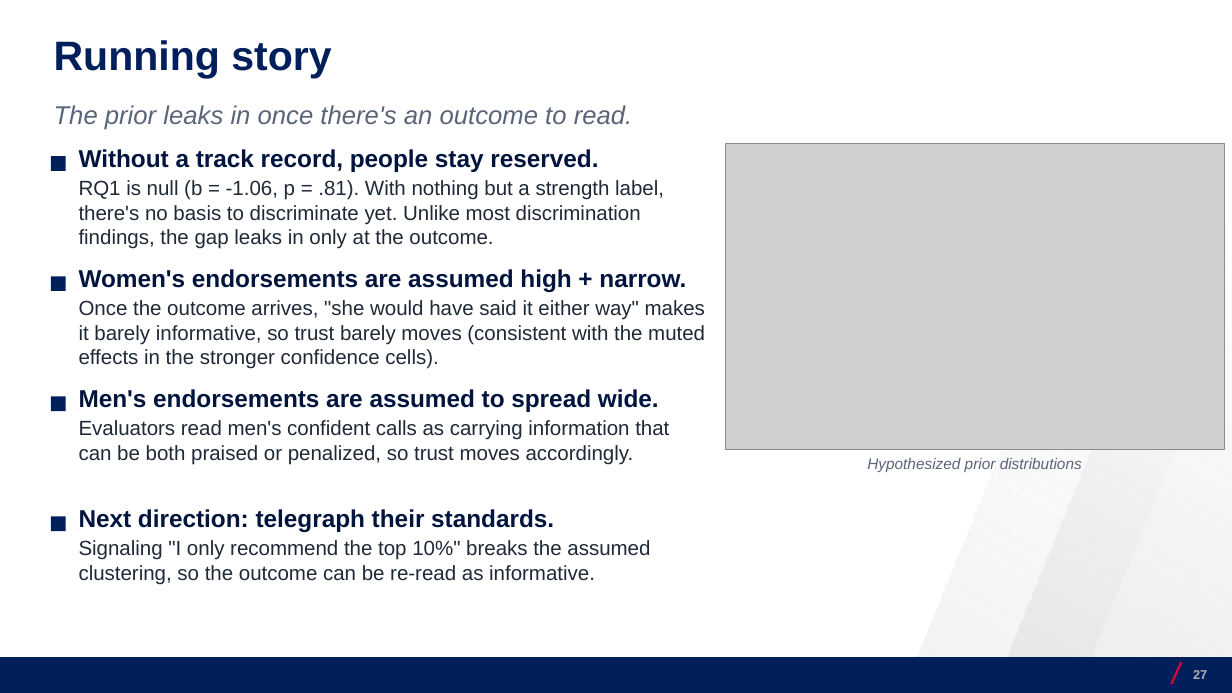
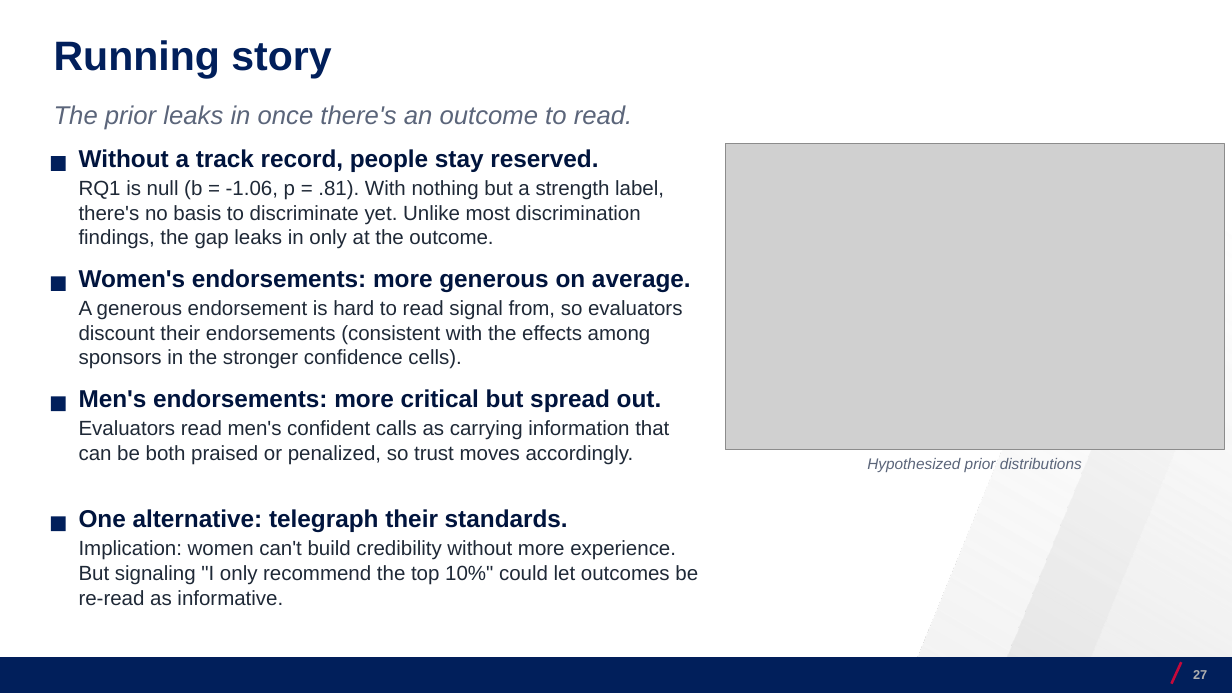
Before and after one commit to josecerv/sponsorship-network, a slide deck: slide 27 of docs/UChicago-0410.pptx. Drawn at 1232x693 pixels with LibreOffice and Linux fonts; fonts in the diff are those of the drawing; grey boxes stand for pictures; background and template pictures are left out. Boxes give left, top, right and bottom in pixels: in the first picture for what was removed or moved away, otherwise in the second. Text is boxed around its words. In the diff, an @@ line names an element or a change of style, - is before the commit and + after.

```diff
--- a/docs/UChicago-0410.pptx
+++ b/docs/UChicago-0410.pptx
@@ text at (x1=79, y1=269, x2=691, y2=369): text changed @@
-Women's endorsements are assumed high + narrow.
-Once the outcome arrives, "she would have said it either way" makes it barely informative, so trust barely moves (consistent with the muted effects in the stronger confidence cells).
+Women's endorsements: more generous on average.
+A generous endorsement is hard to read signal from, so evaluators discount their endorsements (consistent with the effects among sponsors in the stronger confidence cells).
@@ text at (x1=79, y1=389, x2=662, y2=412): text changed @@
-Men's endorsements are assumed to spread wide.
+Men's endorsements: more critical but spread out.
@@ text at (x1=79, y1=509, x2=698, y2=606): text changed @@
-Next direction: telegraph their standards.
-Signaling "I only recommend the top 10%" breaks the assumed clustering, so the outcome can be re-read as informative.
+One alternative: telegraph their standards.
+Implication: women can't build credibility without more experience. But signaling "I only recommend the top 10%" could let outcomes be re-read as informative.
```
Also in this commit, not shown: 1 other file.
